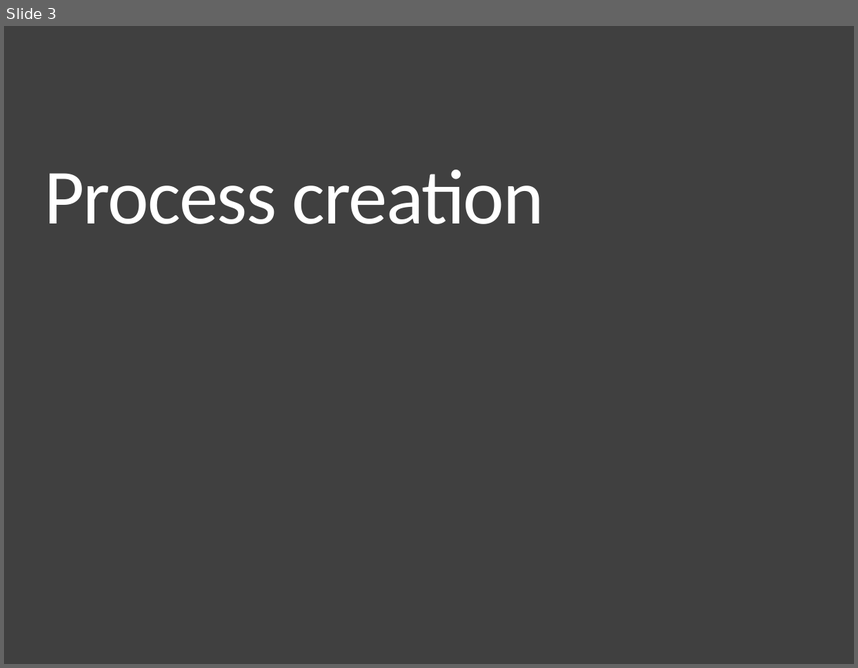
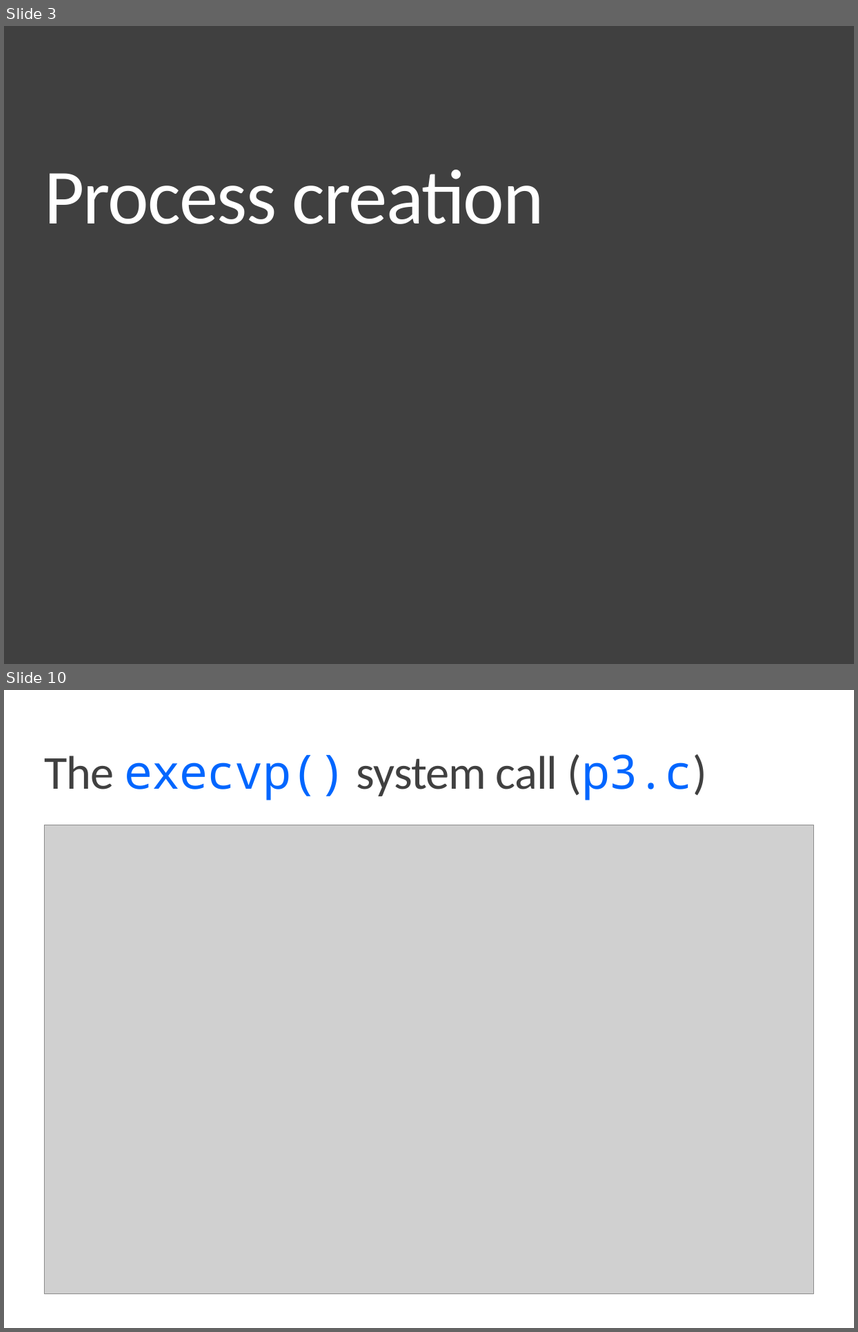
Before and after one commit to CattoAJ/MC504-2018s2, a slide deck: notebooks/nb180808/MC504-2018s2-T02-The_Process_API.pptx. Shown one above the other, each under a label of ours: slide 3 before the commit, slides 3 and 10 after it; the slides between them are not shown. The pictures are 858x668 and 858x1332 pixels, drawn with LibreOffice and Linux fonts; fonts in the diff are those of the drawing; grey boxes stand for pictures. Boxes give left, top, right and bottom in pixels: in the first picture for what was removed or moved away, otherwise in the second. Text is boxed around its words. In the diff, an @@ line names an element or a change of style, - is before the commit and + after.

```diff
--- a/notebooks/nb180808/MC504-2018s2-T02-The_Process_API.pptx
+++ b/notebooks/nb180808/MC504-2018s2-T02-The_Process_API.pptx
@@ slide 10 added at box(4, 690, 854, 1328), background #FFFFFF @@
@@ title added at box(44, 754, 707, 800), 40 pt, text #404040 @@
+The execvp() system call (p3.c)
@@ picture added at box(44, 825, 814, 1294) @@
```
Also in this commit, not shown: 2 slides changed, 9 other slides added, 2 slides removed, 6 other files.
